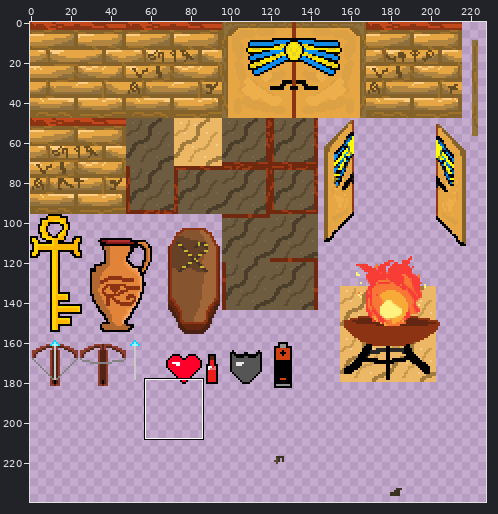
Edited in one commit: sprite sheet (Graviton/Assets/Environment/egyptian tileset.png). The first picture is a wide view before the edit; the outline marks the close-up.
Close-up. Before:
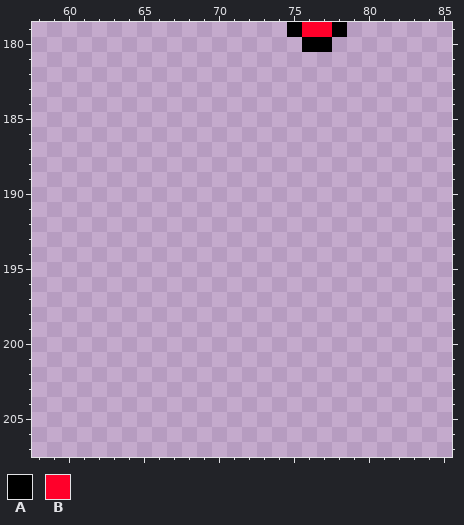
The file is 240x240 pixels. Pixels under 10% opacity are left out. Colours within 5 levels of each other are drawn and written as one. Shown: x 58..85, y 179..207. The wide view leaves out empty margins.
Palette (. is transparent): A #000000  B #ff002a
Pixels before, first column x 75:
179 ABBA
180 .AA.
New version:
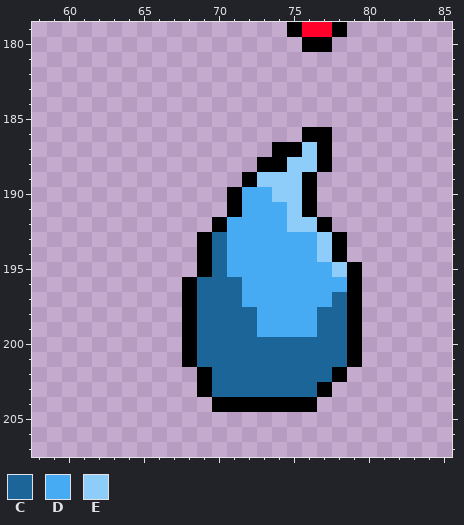
Colours new in this view: C #1b6599  D #46abf3  E #8ecdfa
Change:
Colour A now appears in row 186 at x 76 to 77; in row 187 at x 74 to 75 and 77; in row 188 at x 73 to 74 and 77; in row 189 at x 72 and 76; in rows 190 to 191 at x 71 and 76; in row 192 at x 70 and 77.
Colour A now appears in rows 193 to 194 at x 69 and 78; in row 195 at x 69 and 79; in rows 196 to 201 at x 68 and 79; in row 202 at x 69 and 78; in row 203 at x 69 and 77; in row 204 at x 70 to 76.
Colour C now appears in rows 193 to 195 at x 70; in row 196 at x 69 to 71; in row 197 at x 69 to 71 and 78; in rows 198 to 199 at x 69 to 72 and 77 to 78; in rows 200 to 201 at x 69 to 78; in row 202 at x 70 to 77.
Colour C now appears in row 203 at x 70 to 76.
Colour D now appears in row 190 at x 72 to 73; in row 191 at x 72 to 74; in row 192 at x 71 to 74; in rows 193 to 194 at x 71 to 76; in row 195 at x 71 to 77; in row 196 at x 72 to 78.
Colour D now appears in row 197 at x 72 to 77; in rows 198 to 199 at x 73 to 76.
Colour E now appears in row 187 at x 76; in row 188 at x 75 to 76; in row 189 at x 73 to 75; in row 190 at x 74 to 75; in row 191 at x 75; in row 192 at x 75 to 76.
Colour E now appears in rows 193 to 194 at x 77; in row 195 at x 78.
Changed places in both close-ups, as pixel boxes (x1, y1, x2, y2):
added: (182, 127, 362, 412)
